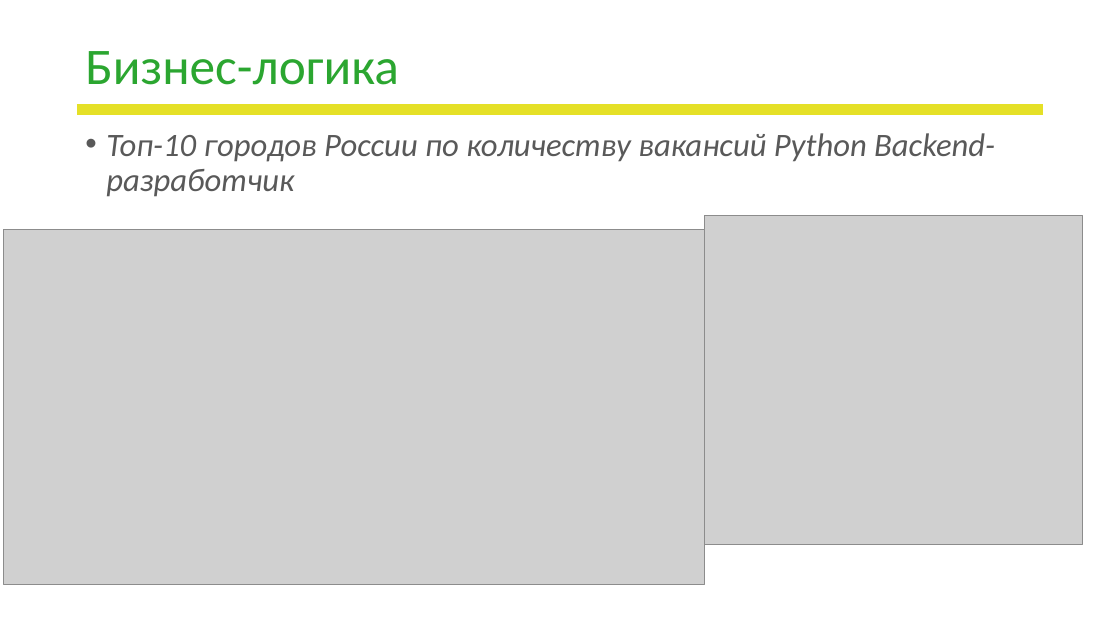
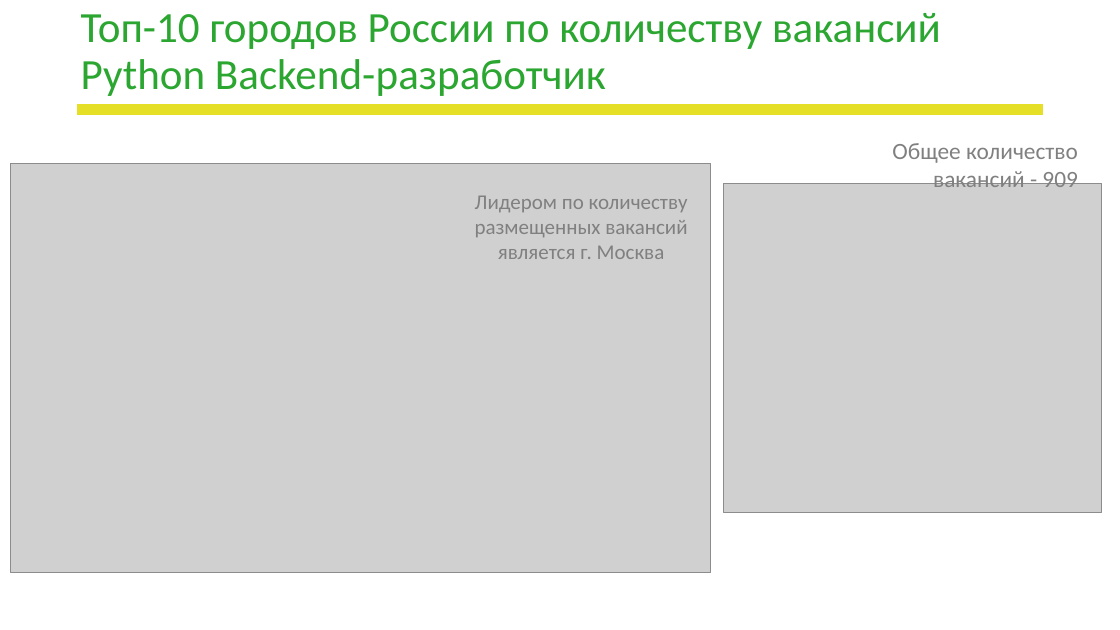
Before and after one commit to LapinGleb/DA_project, a slide deck: slide 5 of Школа_DA_Презентация_проекта.pptx (slide 4 before the commit). Drawn at 1120x630 pixels with LibreOffice and Linux fonts; fonts in the diff are those of the drawing; grey boxes stand for pictures; background and template pictures are left out. Boxes give left, top, right and bottom in pixels: in the first picture for what was removed or moved away, otherwise in the second. Text is boxed around its words. In the diff, an @@ line names an element or a change of style, - is before the commit and + after.

```diff
--- a/Школа_DA_Презентация_проекта.pptx
+++ b/Школа_DA_Презентация_проекта.pptx
@@ title at (81,13,941,96): text changed; size 44 to 36.9 pt @@
-Бизнес-логика
+Топ-10 городов России по количеству вакансий Python Backend-разработчик
@@ text removed at (106,133,995,197) @@
-• Топ-10 городов России по количеству вакансий Python Backend-разработчик
@@ text added at (892,143,1078,187), 20 pt, text #808080 @@
+Общее количество вакансий - 909
@@ picture: place and size @@
-picture at (4,229,705,586)
+picture at (10,164,711,573)
@@ text added at (475,196,688,259), 18 pt, text #808080 @@
+Лидером по количеству размещенных вакансий является г. Москва
@@ picture: place and size @@
-picture at (705,215,1083,544)
+picture at (724,183,1102,513)
```
Also in this commit, not shown: 8 other slides changed, 3 slides added, 1 slide removed, 4 other files.
